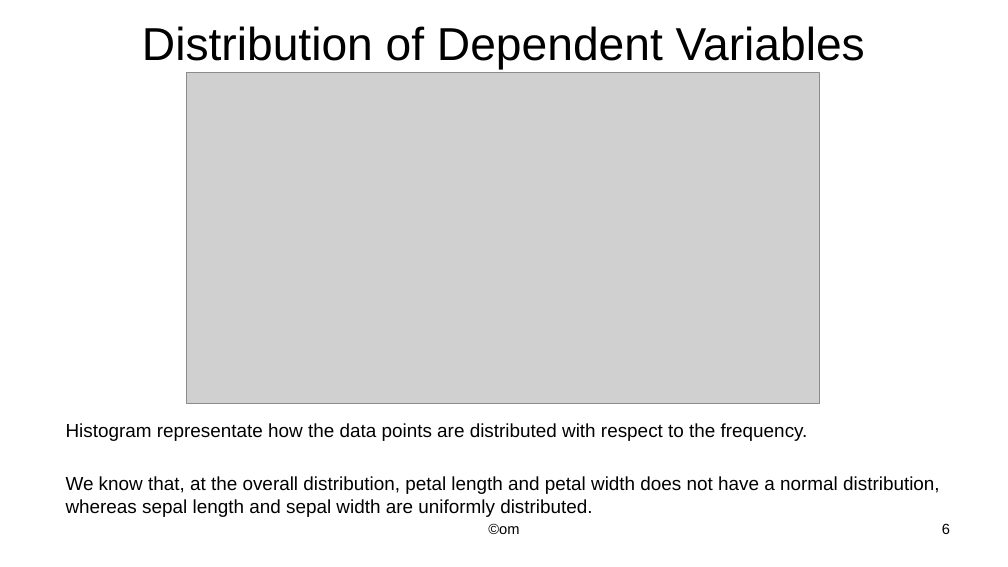
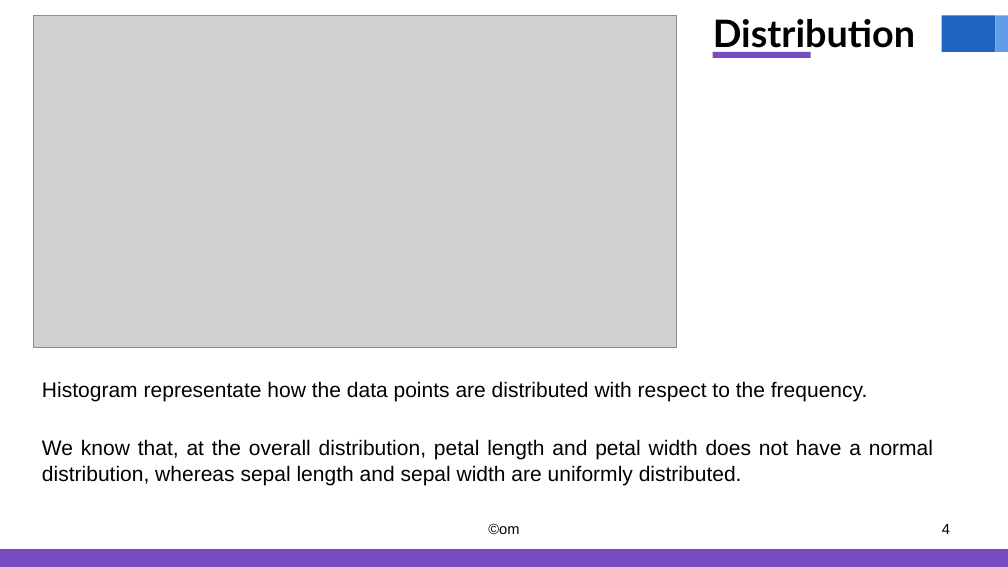
Before and after one commit to iData1011/data-analysis-projects, a slide deck: slide 4 of EDA-iris/slide/slide-iris.pptx (slide 6 before the commit). Drawn at 1008x567 pixels with LibreOffice and Linux fonts; fonts in the diff are those of the drawing; grey boxes stand for pictures. Boxes give left, top, right and bottom in pixels: in the first picture for what was removed or moved away, otherwise in the second. Text is boxed around its words. In the diff, an @@ line names an element or a change of style, - is before the commit and + after.

Commit message:
update slide

```diff
--- a/EDA-iris/slide/slide-iris.pptx
+++ b/EDA-iris/slide/slide-iris.pptx
@@ picture added at (x1=34, y1=15, x2=678, y2=348) @@
@@ title at (x1=713, y1=19, x2=915, y2=54): text changed; size 44 to 36 pt; font Arial to Lato; bold on @@
-Distribution of Dependent Variables (Histogram)
+Distribution
@@ rectangle added at (x1=942, y1=15, x2=996, y2=52), fill #1E63BD @@
@@ rectangle added at (x1=996, y1=15, x2=1008, y2=52), fill #629BE6 @@
@@ rectangle added at (x1=713, y1=52, x2=811, y2=58), fill #754DC1 @@
@@ picture removed at (x1=187, y1=73, x2=820, y2=405) @@
@@ text "Histogram representate how the data ..." moved from (x1=66, y1=423, x2=940, y2=517) to (x1=42, y1=381, x2=933, y2=485) @@
@@ text "Histogram representate how the data ..." at (x1=42, y1=381, x2=933, y2=485): size 18 to 20 pt; alignment left to justified @@
@@ page number at (x1=942, y1=524, x2=950, y2=534): text changed @@
-6
+4
@@ rectangle added at (x1=0, y1=549, x2=1008, y2=567), fill #754DC1 @@
```
Also in this commit, not shown: 7 other slides changed, 1 slide added, 3 slides removed, 9 other files.
